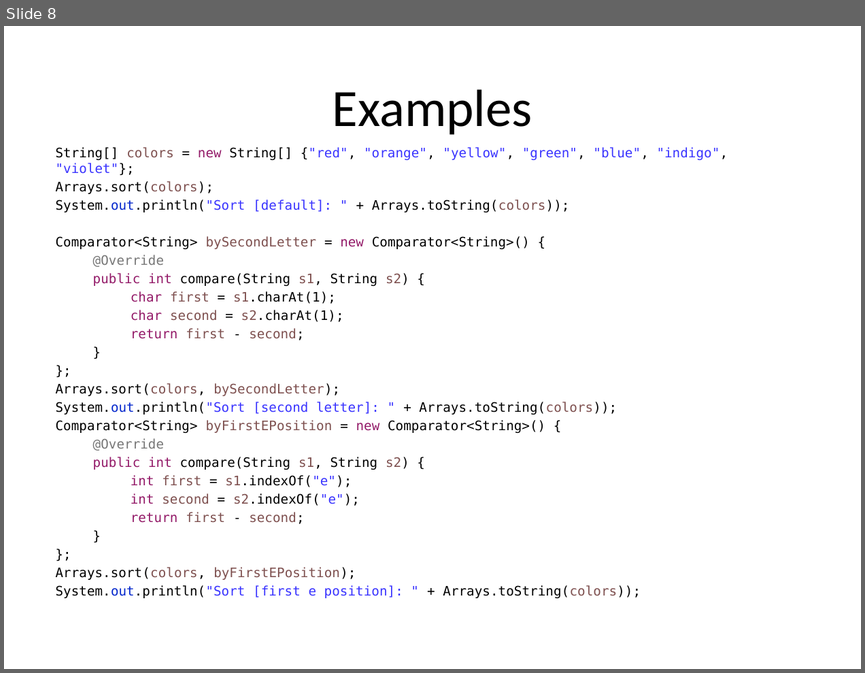
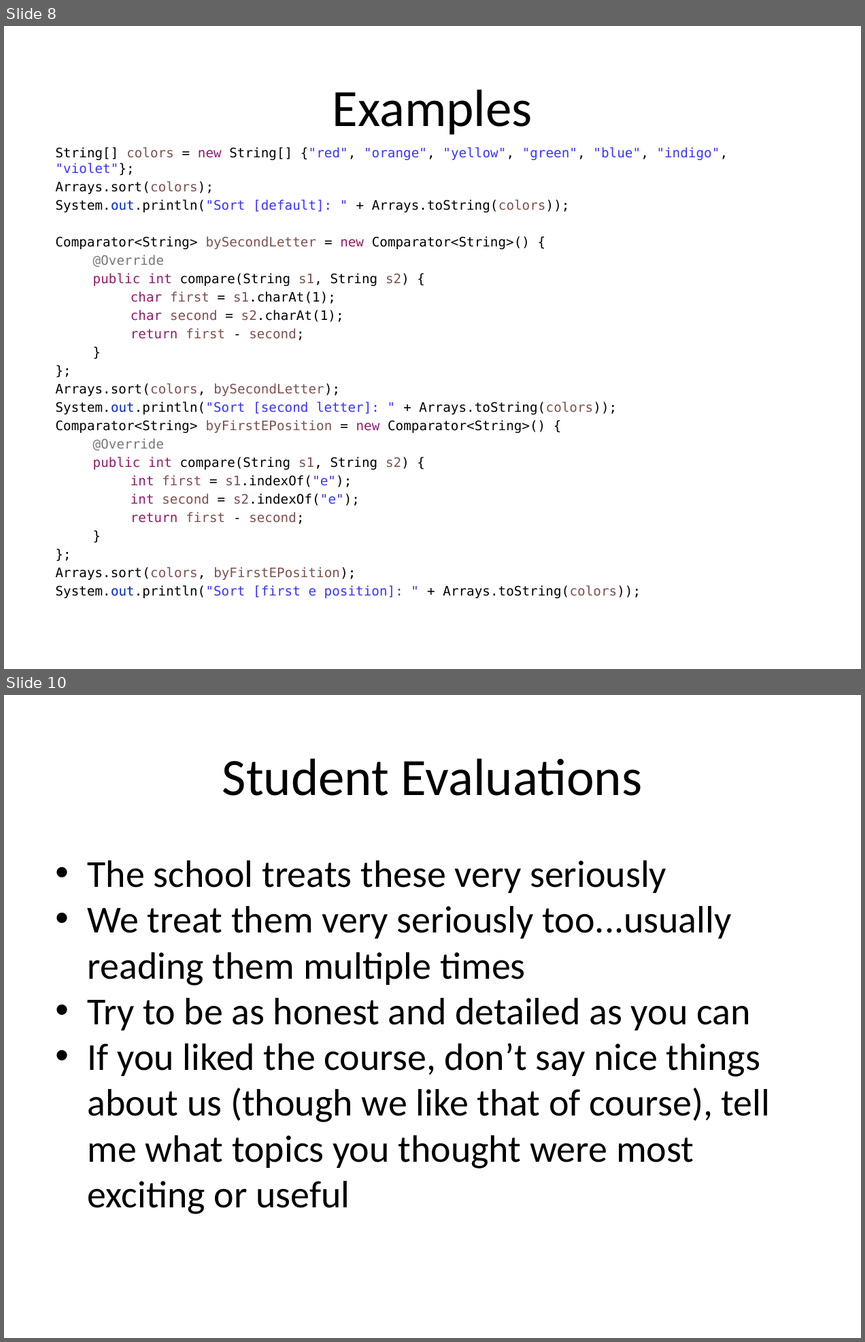
Before and after one commit to RHIT-CSSE/csse220, a slide deck: ClassMaterials/Comparators/Slides/ComparableComparator.pptx. Shown one above the other, each under a label of ours: slide 8 before the commit, slides 8 and 10 after it; the slides between them are not shown. The pictures are 865x673 and 865x1342 pixels, drawn with LibreOffice and Linux fonts; fonts in the diff are those of the drawing. Boxes give left, top, right and bottom in pixels: in the first picture for what was removed or moved away, otherwise in the second. Text is boxed around its words. In the diff, an @@ line names an element or a change of style, - is before the commit and + after.

```diff
--- a/ClassMaterials/Comparators/Slides/ComparableComparator.pptx
+++ b/ClassMaterials/Comparators/Slides/ComparableComparator.pptx
@@ slide 10 added at [4, 695, 861, 1338], background #FFFFFF @@
@@ text added at [222, 758, 643, 796], 44 pt, text #000000 @@
+Student Evaluations
@@ text added at [88, 860, 770, 1214], 32 pt, text #000000 @@
+• The school treats these very seriously
+• We treat them very seriously too...usually reading them multiple times
+• Try to be as honest and detailed as you can
+• If you liked the course, don’t say nice things about us (though we like that of course), tell me what topics you thought were most exciting or useful
```
Also in this commit, not shown: 5 other slides added, 1 other file.
